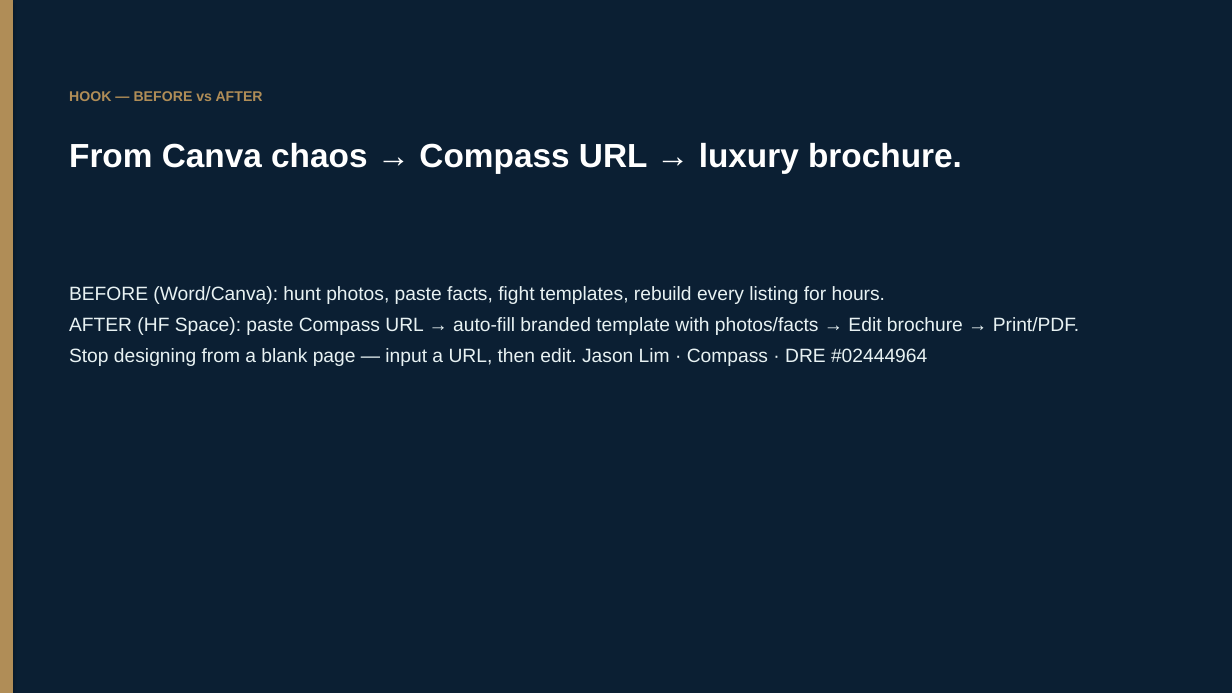
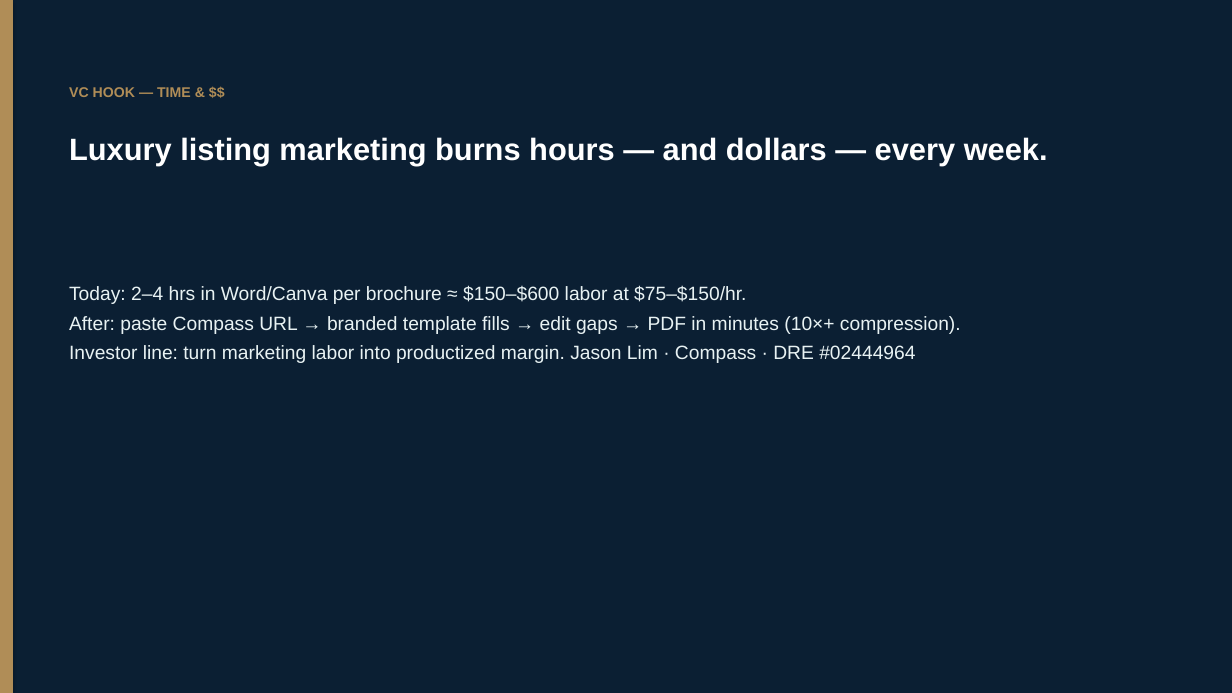
Before and after one commit to jhhlim/LLMFundamentals, a slide deck: slide 1 of Jason_Lim_Project_Notes_Demo_10min_VC_Pitch.pptx. Drawn at 1232x693 pixels with LibreOffice and Linux fonts; fonts in the diff are those of the drawing. Boxes give left, top, right and bottom in pixels: in the first picture for what was removed or moved away, otherwise in the second. Text is boxed around its words. In the diff, an @@ line names an element or a change of style, - is before the commit and + after.

```diff
--- a/Jason_Lim_Project_Notes_Demo_10min_VC_Pitch.pptx
+++ b/Jason_Lim_Project_Notes_Demo_10min_VC_Pitch.pptx
@@ text at (69, 87, 191, 97): text changed @@
-HOOK — BEFORE vs AFTER
+VC HOOK — TIME & $$
@@ text at (69, 137, 1048, 165): text changed; size 26 to 24 pt @@
-From Canva chaos → Compass URL → luxury brochure.
+Luxury listing marketing burns hours — and dollars — every week.
@@ text at (69, 286, 961, 363): text changed @@
-BEFORE (Word/Canva): hunt photos, paste facts, fight templates, rebuild every listing for hours.
-AFTER (HF Space): paste Compass URL → auto-fill branded template with photos/facts → Edit brochure → Print/PDF.
-Stop designing from a blank page — input a URL, then edit. Jason Lim · Compass · DRE #02444964
+Today: 2–4 hrs in Word/Canva per brochure ≈ $150–$600 labor at $75–$150/hr.
+After: paste Compass URL → branded template fills → edit gaps → PDF in minutes (10×+ compression).
+Investor line: turn marketing labor into productized margin. Jason Lim · Compass · DRE #02444964
```
Also in this commit, not shown: 3 other slides changed, 2 other files.
